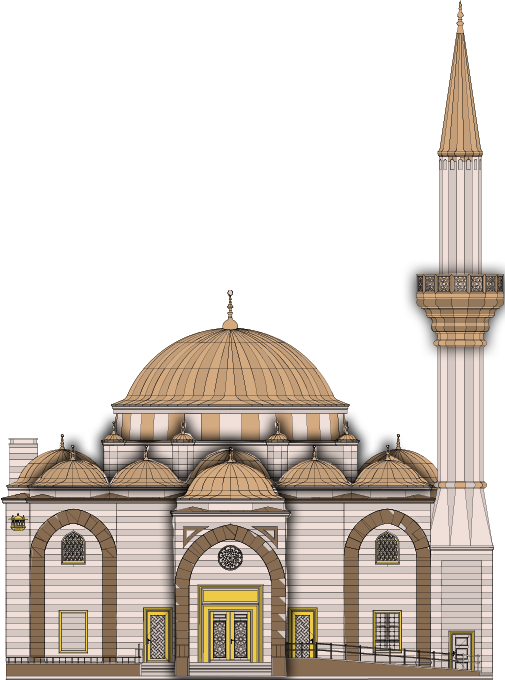
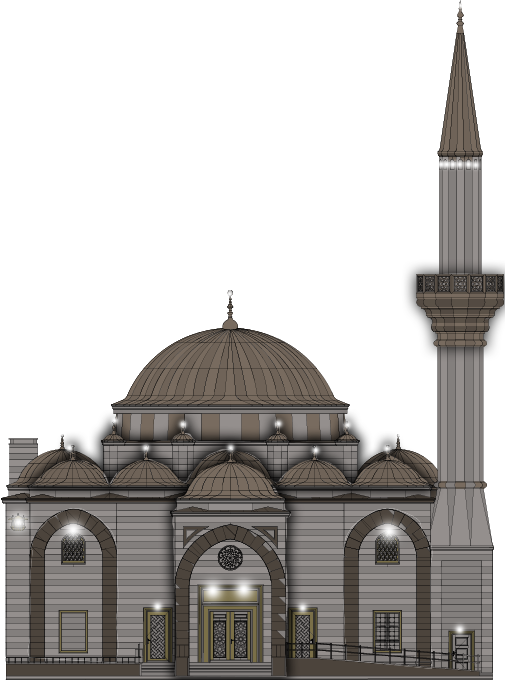
Layered file, before and after one edit (505×680). Changes by layer:
added layer "Layer 8" above "Layer 2 copy" over [1,0,484,641]
showed "Layer 2 copy", painted on it over [1,0,504,680]
moved "Layer 2" into group "Group 1" over [172,447,291,677]
moved "Layer 3" into group "Group 1" over [27,508,119,663]
moved "Layer 4" into group "Group 1" over [343,508,433,669]
moved "Layer 5" into group "Group 1" over [30,444,430,489]
moved "Layer 6" into group "Group 1" over [103,420,359,484]
moved "Layer 7" into group "Group 1" over [416,273,504,347]
moved "Layer 1" into group "Group 1" over [1,0,504,680]
